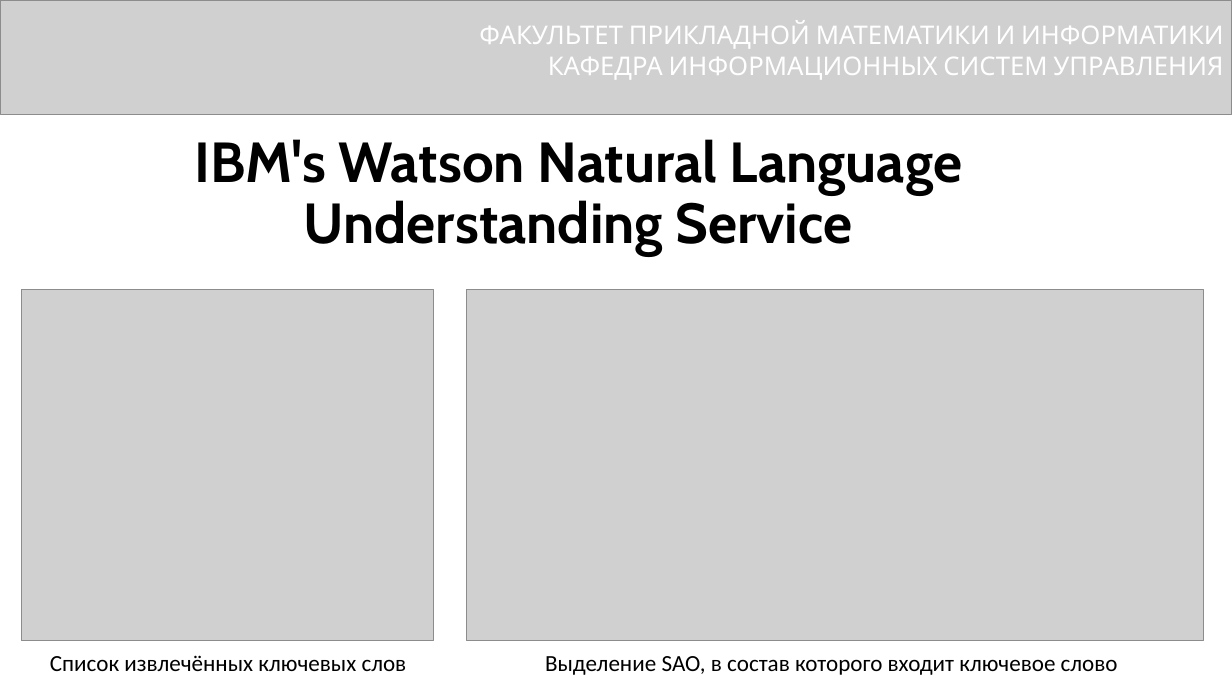
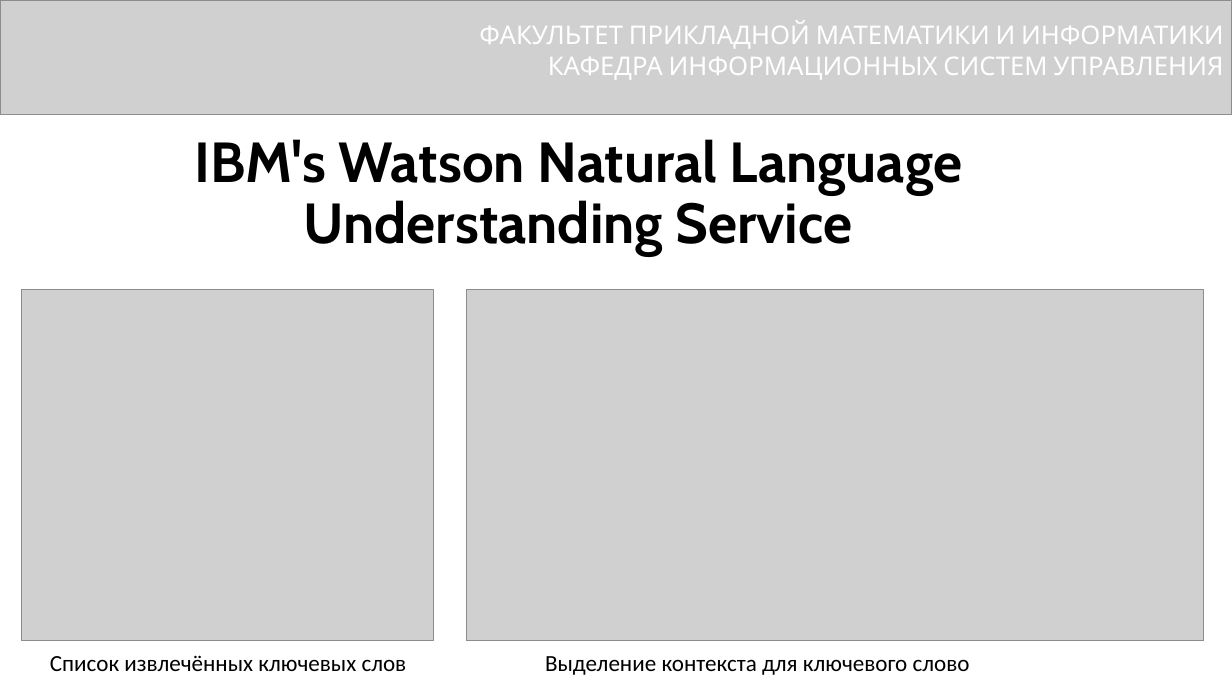
Before and after one commit to DimkaFPM/diplom, a slide deck: slide 7 of presentetion.pptx. Drawn at 1232x693 pixels with LibreOffice and Linux fonts; fonts in the diff are those of the drawing; grey boxes stand for pictures. Boxes give left, top, right and bottom in pixels: in the first picture for what was removed or moved away, otherwise in the second. Text is boxed around its words. In the diff, an @@ line names an element or a change of style, - is before the commit and + after.

```diff
--- a/presentetion.pptx
+++ b/presentetion.pptx
@@ text at (545, 656, 970, 675): text changed @@
-Выделение SAO, в состав которого входит ключевое слово
+Выделение контекста для ключевого слово
```
Also in this commit, not shown: 2 other slides changed, 7 other files.
